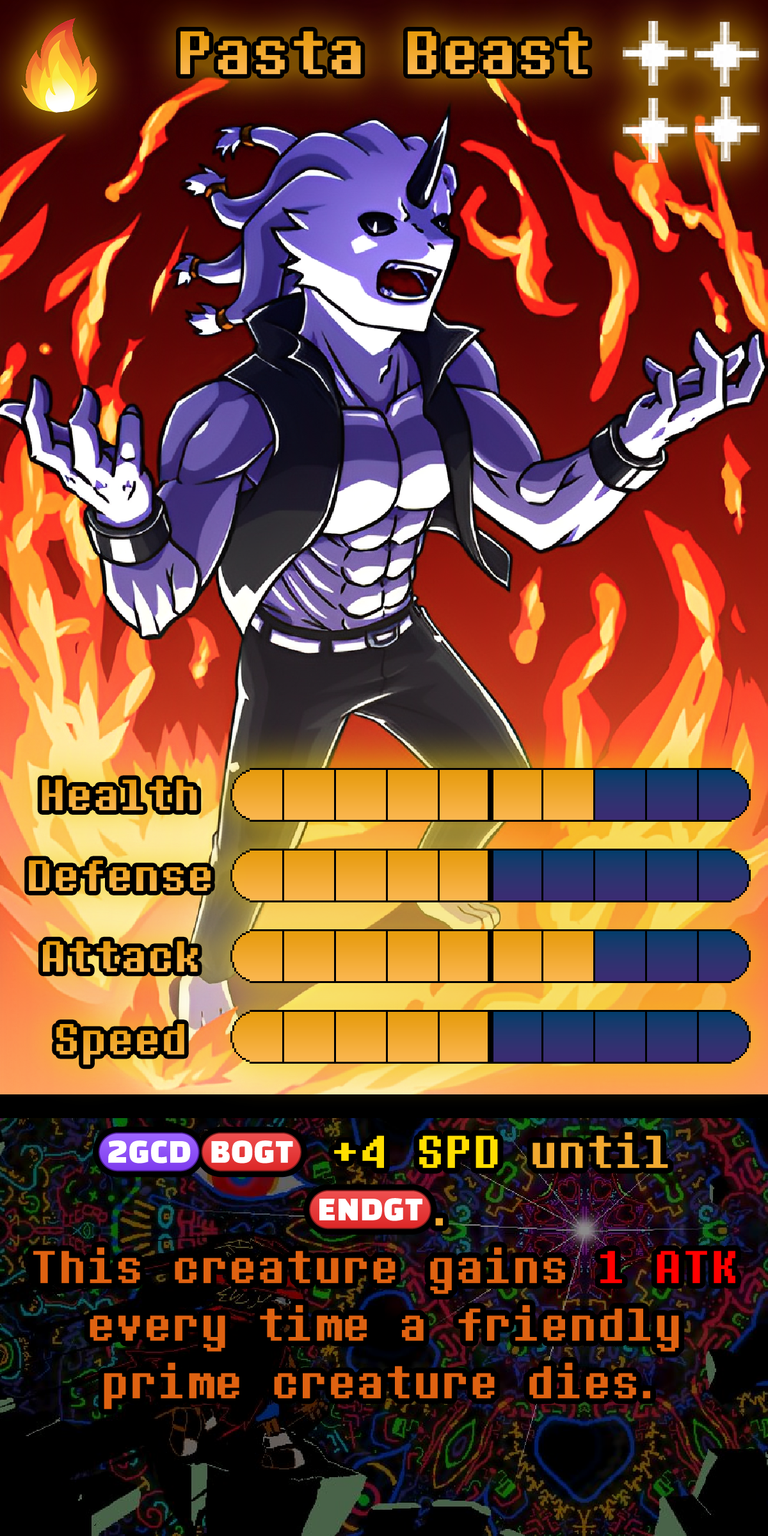
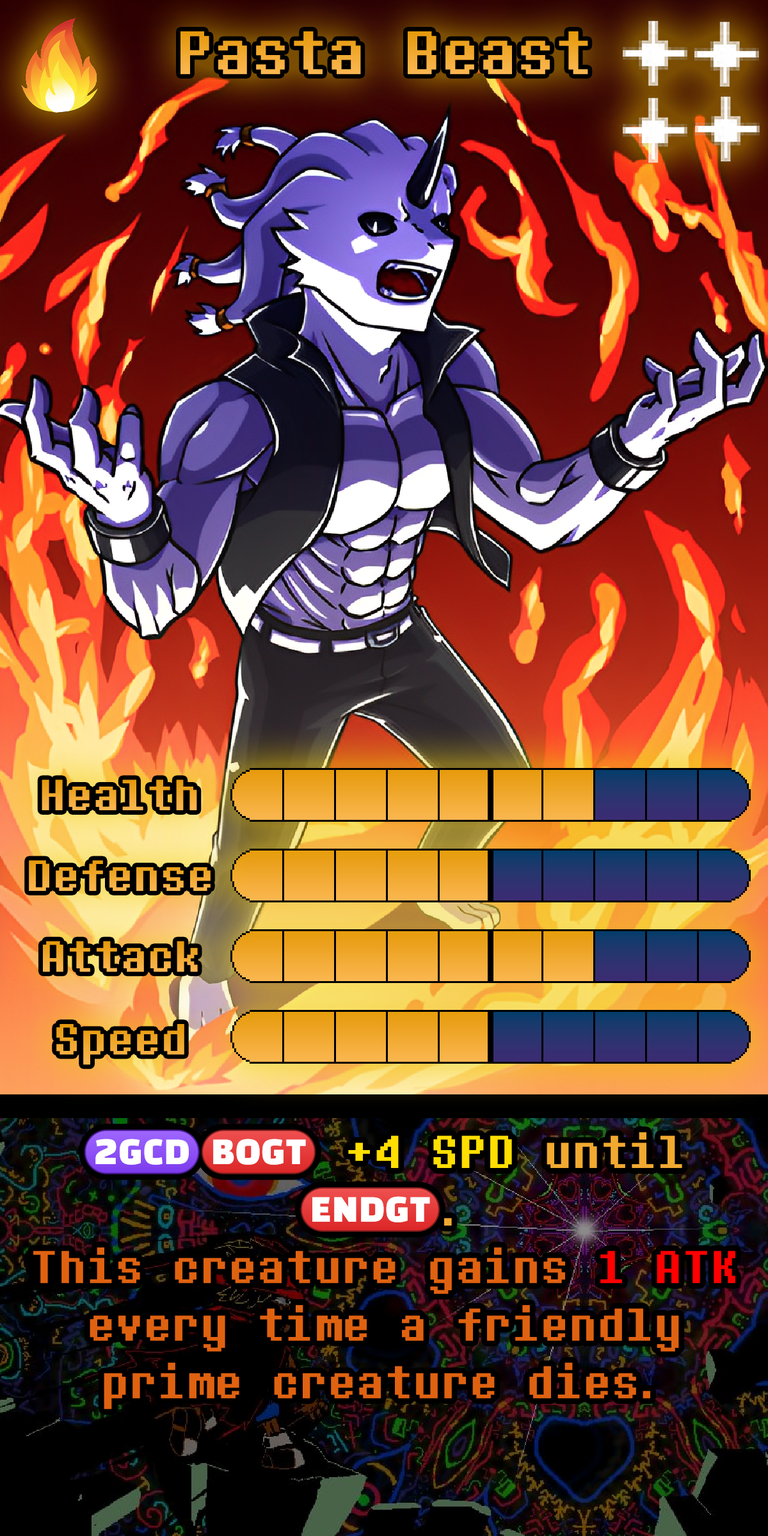
Before/after of a 768 x 1536 layered artwork. What changed in the layer stack:
painted on "Ability" over [84, 1129, 683, 1232]
